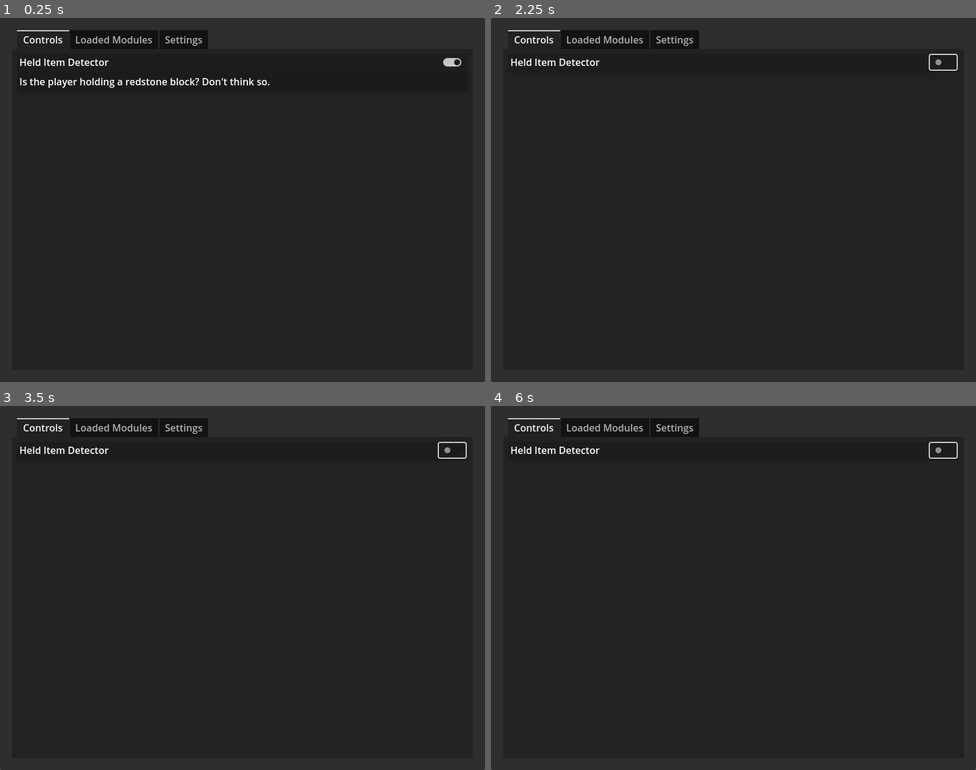
Above: before the commit, frames 1-4 (two rows, left to right).
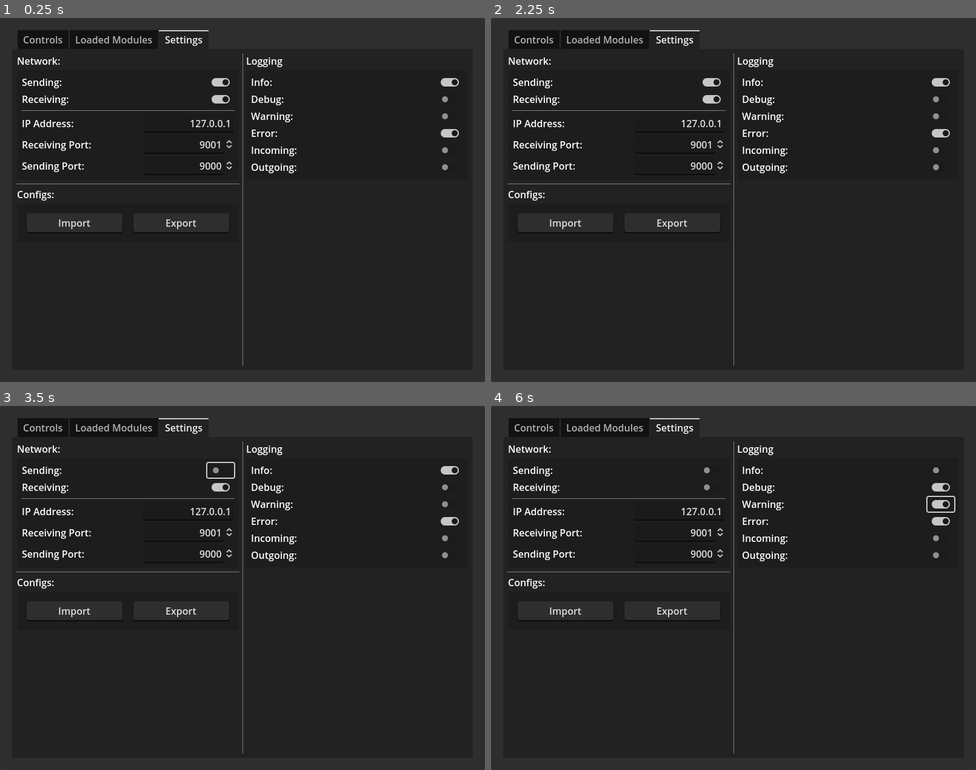
Above: after the commit, the same moments.

Repository: Topodic/CompassOSC
Game: Godot game, scene res://core/CPMOSCManager.tscn
Two runs of this game, one before a commit and one after it. Both use one fixed random seed, a clock stepped at 60 frames per second and the inputs below.
Inputs (mouse positions are in pixels of both pictures, inside the frame that each line leads up to):
- Up to frame 1 (0.25 s): no input
- Up to frame 2 (2.25 s): click (563, 221) at 0.5 s, where only the run after the commit has a clickable "Import"; click (670, 221) at 1.25 s, where only the run after the commit has a clickable "Export"; click (942, 61) at 2.02 s
- Up to frame 3 (3.5 s): click (223, 471) at 2.77 s
- Up to frame 4 (6 s): click (714, 486) at 3.52 s; click (942, 471) at 4.27 s; click (942, 486) at 5.02 s; click (942, 504) at 5.77 s

The runs differ from the first frame. In frame 1, 2.9% of the frame differs, in the area x 3-96%, y 3-96%; in frame 2, 2.6%; in frame 3, 2.6%; in frame 4, 2.6%.

Commit message:
Add config import/export functionality

Diff:
--- a/core/CPMOSCManager.gd
+++ b/core/CPMOSCManager.gd
@@ -21,6 +21,9 @@
 @onready var _ip_address_entry = %IPAddress
 @onready var _receiving_port_entry = %ReceivingPort
 @onready var _sending_port_entry = %SendingPort
+
+@onready var _import_button = %ImportButton
+@onready var _export_button = %ExportButton
 
 @onready var _info_toggle = %InfoToggle
 @onready var _debug_toggle = %DebugToggle
@@ -28,6 +31,9 @@
 @onready var _error_toggle = %ErrorToggle
 @onready var _incoming_toggle = %IncomingToggle
 @onready var _outgoing_toggle = %OutgoingToggle
+
+@onready var _import_dialog = $ImportDialog
+@onready var _export_dialog = $ExportDialog
 
 var _control_container = preload("res://core/ModuleControlContainer.tscn")
 var _loaded_module_entry = preload("res://core/LoadedModuleEntry.tscn")
@@ -112,6 +118,12 @@
 	_receiving_port_entry.value_changed.connect(_receiving_port_changed)
 	_sending_port_entry.value_changed.connect(_sending_port_changed)
 
+	_import_button.pressed.connect(_import_dialog.popup)
+	_export_button.pressed.connect(_export_dialog.popup)
+
+	_import_dialog.file_selected.connect(_on_import_file_selected)
+	_export_dialog.file_selected.connect(_on_export_file_selected)
+
 	_info_toggle.toggled.connect(_logging_toggle_changed.bind(Logging.MessageLevel.INFO))
 	_debug_toggle.toggled.connect(_logging_toggle_changed.bind(Logging.MessageLevel.DEBUG))
 	_warning_toggle.toggled.connect(_logging_toggle_changed.bind(Logging.MessageLevel.WARNING))
@@ -119,20 +131,7 @@
 	_incoming_toggle.toggled.connect(_logging_toggle_changed.bind(Logging.MessageLevel.INCOMING))
 	_outgoing_toggle.toggled.connect(_logging_toggle_changed.bind(Logging.MessageLevel.OUTGOING))
 
-	# Workaround for a quirk with DirAccess and loading resource packs
-	# in Godot itself, see https://github.com/godotengine/godot/issues/87274
-	import_modules()
-	if import_pcks():
-		import_modules()
-
-	for module in _loaded_modules:
-		assert(module is CPMOSCModule, "Invalid node found in module list: " + str(module))
-		module.initialize(_client, self)
-
-		attach_module_controls(module)
-		add_loaded_modules_entry(module)
-
-		module.set_enabled(_config.get_value("Modules", module.module_id, true))
+	load_modules()
 
 
 func _sending_toggled(toggled : bool):
@@ -154,11 +153,55 @@
 	_config.set_value("Network", "ReceivingPort", port)
 	save_config()
 
-
 func _sending_port_changed(port : int):
 	_client.connect_socket(_client.ip_address, port)
 	_config.set_value("Network", "SendingPort", port)
 	save_config()
+
+func _on_import_file_selected(path : String):
+	Logging.write("Importing configs from file: " + path)
+	var zip = ZIPReader.new()
+	var err = zip.open(path)
+	if err != OK:
+		Logging.write("Error while importing: " + error_string(err), Logging.MessageLevel.ERROR)
+		return
+
+	var files = zip.get_files()
+	for file in files:
+		if !file.ends_with(".cfg"):
+			continue
+		var bytes = zip.read_file(file)
+		var outpath = "user://" + file
+		#if FileAccess.file_exists(outpath):
+			#DirAccess.remove_absolute(outpath)
+
+		var out : FileAccess = FileAccess.open(outpath, FileAccess.WRITE)
+		if out == null:
+			Logging.write("Error writing to file: " + file + " with error " + error_string(out.get_open_error()), Logging.MessageLevel.ERROR)
+			continue
+		out.store_buffer(bytes)
+		out.close()
+
+	reload_modules()
+
+func _on_export_file_selected(path : String):
+	Logging.write("Exporting configs to file: " + path)
+	var zip = ZIPPacker.new()
+	var err = zip.open(path)
+	if err != OK:
+		Logging.write("Error while exporting: " + error_string(err), Logging.MessageLevel.ERROR)
+		return
+
+	var user_dir = DirAccess.open("user://")
+	var files = user_dir.get_files()
+	for file in files:
+		if !file.ends_with(".cfg"):
+			continue
+		var bytes = FileAccess.get_file_as_bytes("user://" + file)
+		zip.start_file(file)
+		zip.write_file(bytes)
+		zip.close_file()
+	zip.close()
 
 func _logging_toggle_changed(toggled : bool, level : Logging.MessageLevel):
 	Logging.set_level(level, toggled)
@@ -244,6 +287,35 @@
 			_loaded_modules.append(module)
 		else:
 			module.queue_free()
+
+func unload_modules():
+	for module in _loaded_modules:
+		module.queue_free()
+	_loaded_modules.clear()
+	for entry in _loaded_modules_list.get_children():
+		entry.queue_free()
+	for control in _controls_list.get_children():
+		control.queue_free()
+
+func load_modules():
+	# Workaround for a quirk with DirAccess and loading resource packs
+	# in Godot itself, see https://github.com/godotengine/godot/issues/87274
+	import_modules()
+	if import_pcks():
+		import_modules()
+
+	for module in _loaded_modules:
+		assert(module is CPMOSCModule, "Invalid node found in module list: " + str(module))
+		module.initialize(_client, self)
+
+		attach_module_controls(module)
+		add_loaded_modules_entry(module)
+
+		module.set_enabled(_config.get_value("Modules", module.module_id, true))
+
+func reload_modules():
+	unload_modules()
+	load_modules()
 
 func attach_module_controls(module : CPMOSCModule):
 	if module.has_controls():
--- a/core/CPMOSCManager.tscn
+++ b/core/CPMOSCManager.tscn
@@ -1,8 +1,47 @@
-[gd_scene load_steps=4 format=3 uid="uid://dq21ausqfl3wl"]
+[gd_scene load_steps=7 format=3 uid="uid://dq21ausqfl3wl"]
 
 [ext_resource type="Script" path="res://core/CPMOSCManager.gd" id="1_vax1h"]
 [ext_resource type="Script" path="res://addons/godOSC/scripts/OSCServer.gd" id="2_tt6q6"]
 [ext_resource type="Script" path="res://addons/godOSC/scripts/OSCClient.gd" id="3_okd4r"]
+
+[sub_resource type="StyleBoxFlat" id="StyleBoxFlat_dr7b6"]
+content_margin_left = 8.0
+content_margin_top = 4.0
+content_margin_right = 8.0
+content_margin_bottom = 4.0
+bg_color = Color(0.180392, 0.180392, 0.180392, 1)
+corner_radius_top_left = 4
+corner_radius_top_right = 4
+corner_radius_bottom_right = 4
+corner_radius_bottom_left = 4
+shadow_size = 1
+shadow_offset = Vector2(0, 1.5)
+
+[sub_resource type="StyleBoxFlat" id="StyleBoxFlat_2r3y0"]
+content_margin_left = 8.0
+content_margin_top = 4.0
+content_margin_right = 8.0
+content_margin_bottom = 4.0
+bg_color = Color(0.215686, 0.215686, 0.215686, 1)
+corner_radius_top_left = 4
+corner_radius_top_right = 4
+corner_radius_bottom_right = 4
+corner_radius_bottom_left = 4
+shadow_size = 1
+shadow_offset = Vector2(0, 1.5)
+
+[sub_resource type="StyleBoxFlat" id="StyleBoxFlat_ae4dv"]
+content_margin_left = 8.0
+content_margin_top = 4.0
+content_margin_right = 8.0
+content_margin_bottom = 4.0
+bg_color = Color(0.247059, 0.247059, 0.247059, 1)
+corner_radius_top_left = 4
+corner_radius_top_right = 4
+corner_radius_bottom_right = 4
+corner_radius_bottom_left = 4
+shadow_size = 1
+shadow_offset = Vector2(0, 1.5)
 
 [node name="CPMOSCManager" type="Node"]
 script = ExtResource("1_vax1h")
@@ -31,8 +70,10 @@
 
 [node name="TabContainer" type="TabContainer" parent="Interface/MarginContainer"]
 layout_mode = 2
+current_tab = 2
 
 [node name="Controls" type="MarginContainer" parent="Interface/MarginContainer/TabContainer"]
+visible = false
 layout_mode = 2
 theme_override_constants/margin_left = 8
 theme_override_constants/margin_top = 8
@@ -65,7 +106,6 @@
 size_flags_horizontal = 3
 
 [node name="Settings" type="MarginContainer" parent="Interface/MarginContainer/TabContainer"]
-visible = false
 layout_mode = 2
 theme_override_constants/margin_left = 8
 theme_override_constants/margin_top = 8
@@ -184,6 +224,51 @@
 rounded = true
 alignment = 2
 
+[node name="HSeparator" type="HSeparator" parent="Interface/MarginContainer/TabContainer/Settings/HBoxContainer/VBoxContainer"]
+layout_mode = 2
+
+[node name="Label2" type="Label" parent="Interface/MarginContainer/TabContainer/Settings/HBoxContainer/VBoxContainer"]
+layout_mode = 2
+text = "Configs:"
+
+[node name="PanelContainer2" type="PanelContainer" parent="Interface/MarginContainer/TabContainer/Settings/HBoxContainer/VBoxContainer"]
+layout_mode = 2
+
+[node name="MarginContainer" type="MarginContainer" parent="Interface/MarginContainer/TabContainer/Settings/HBoxContainer/VBoxContainer/PanelContainer2"]
+layout_mode = 2
+theme_override_constants/margin_left = 16
+theme_override_constants/margin_top = 16
+theme_override_constants/margin_right = 16
+theme_override_constants/margin_bottom = 16
+
+[node name="HBoxContainer" type="HBoxContainer" parent="Interface/MarginContainer/TabContainer/Settings/HBoxContainer/VBoxContainer/PanelContainer2/MarginContainer"]
+layout_mode = 2
+
+[node name="ImportButton" type="Button" parent="Interface/MarginContainer/TabContainer/Settings/HBoxContainer/VBoxContainer/PanelContainer2/MarginContainer/HBoxContainer"]
+unique_name_in_owner = true
+layout_mode = 2
+size_flags_horizontal = 3
+focus_mode = 0
+theme_override_styles/normal = SubResource("StyleBoxFlat_dr7b6")
+theme_override_styles/hover = SubResource("StyleBoxFlat_2r3y0")
+theme_override_styles/focus = SubResource("StyleBoxFlat_ae4dv")
+text = "Import"
+
+[node name="Control" type="Control" parent="Interface/MarginContainer/TabContainer/Settings/HBoxContainer/VBoxContainer/PanelContainer2/MarginContainer/HBoxContainer"]
+custom_minimum_size = Vector2(10.5, 0)
+layout_mode = 2
+
+[node name="ExportButton" type="Button" parent="Interface/MarginContainer/TabContainer/Settings/HBoxContainer/VBoxContainer/PanelContainer2/MarginContainer/HBoxContainer"]
+unique_name_in_owner = true
+layout_mode = 2
+size_flags_horizontal = 3
+focus_mode = 0
+theme_override_styles/normal = SubResource("StyleBoxFlat_dr7b6")
+theme_override_styles/hover = SubResource("StyleBoxFlat_2r3y0")
+theme_override_styles/focus = SubResource("StyleBoxFlat_ae4dv")
+text = "Export
+"
+
 [node name="VSeparator" type="VSeparator" parent="Interface/MarginContainer/TabContainer/Settings/HBoxContainer"]
 layout_mode = 2
 
@@ -279,3 +364,21 @@
 unique_name_in_owner = true
 layout_mode = 2
 size_flags_horizontal = 10
+
+[node name="ImportDialog" type="FileDialog" parent="."]
+title = "Open a File"
+initial_position = 1
+size = Vector2i(600, 400)
+max_size = Vector2i(600, 400)
+ok_button_text = "Open"
+file_mode = 0
+access = 2
+filters = PackedStringArray("*.zip")
+use_native_dialog = true
+
+[node name="ExportDialog" type="FileDialog" parent="."]
+initial_position = 1
+size = Vector2i(972, 159)
+access = 2
+filters = PackedStringArray("*.zip")
+use_native_dialog = true
